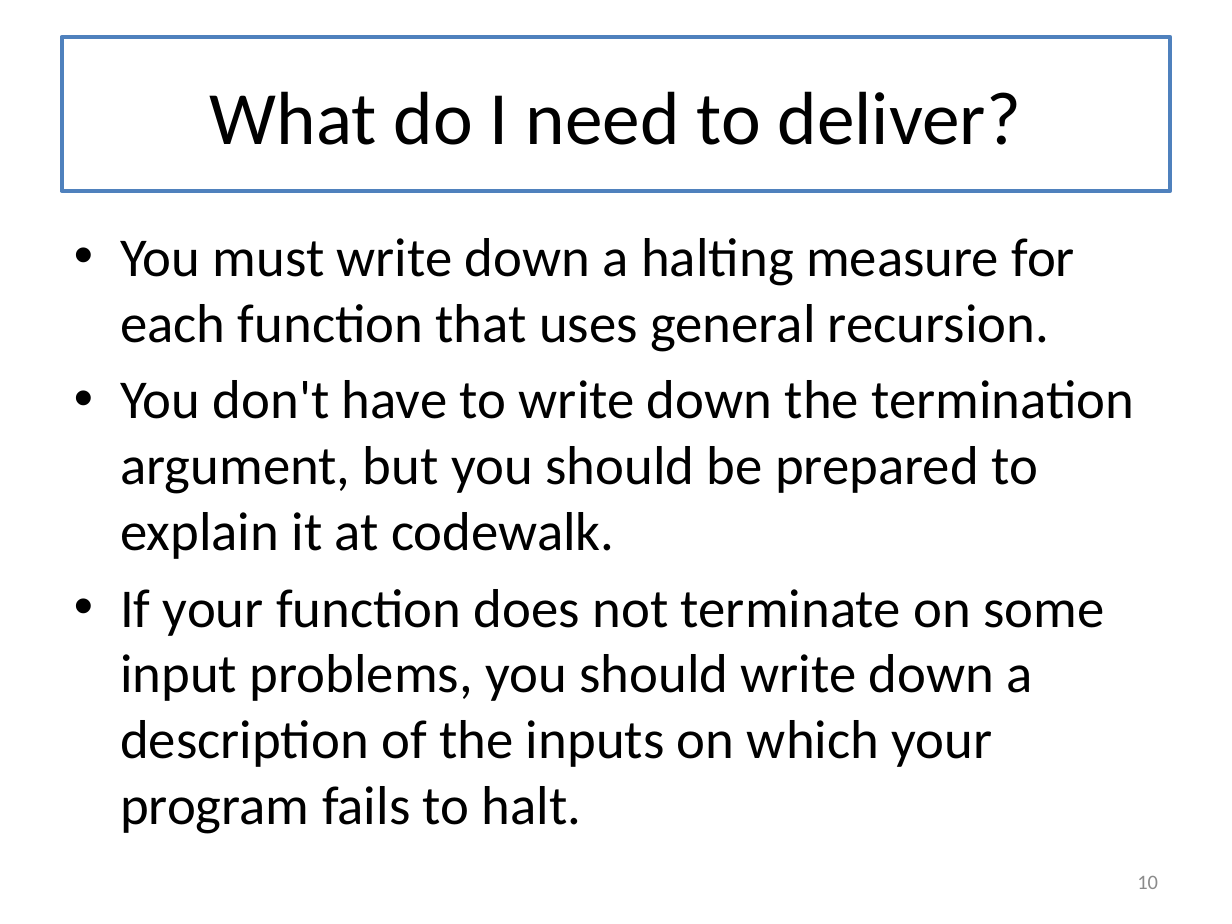
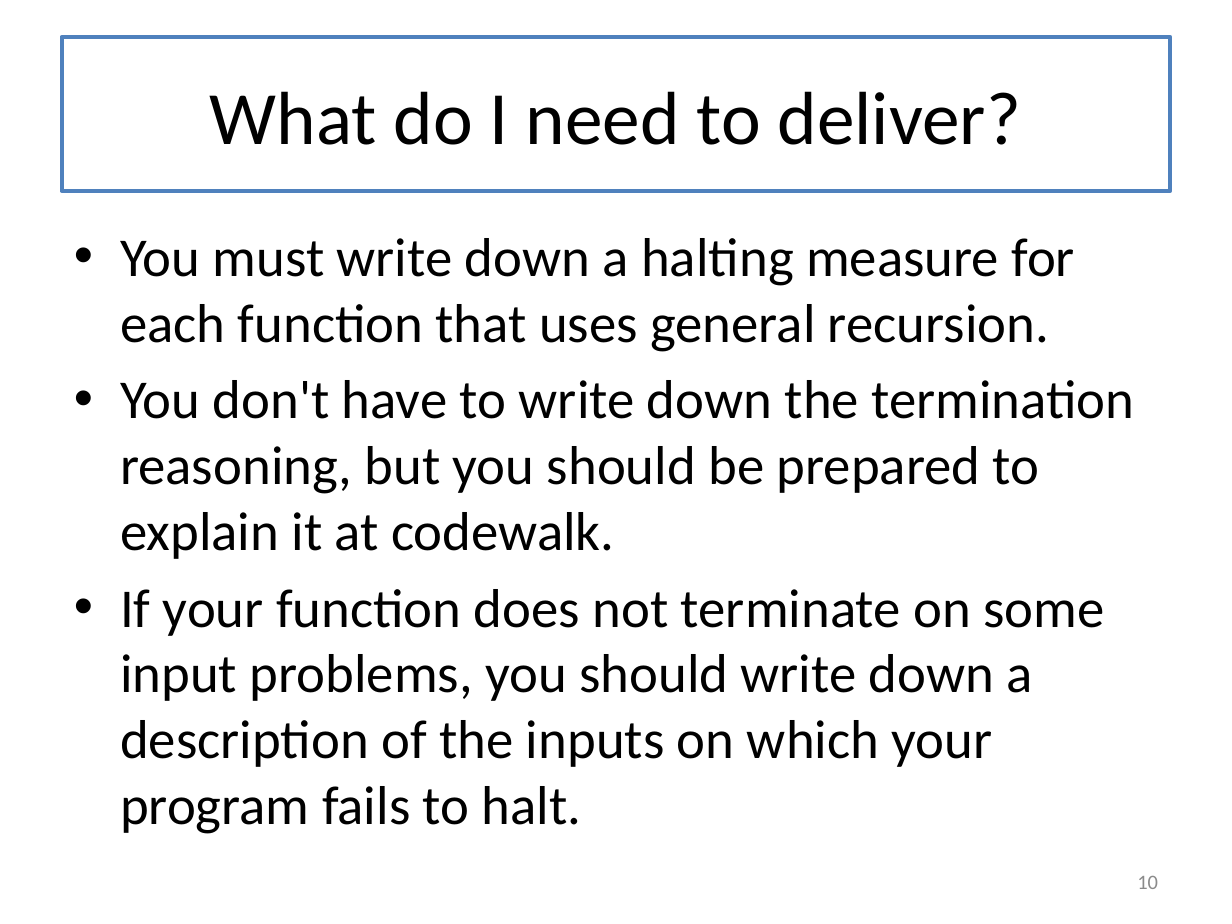
Before and after one commit to mwand/cs5010f16, a slide deck: slide 10 of Slides/Lesson 8.2 Halting Measures.pptx. Drawn at 1232x924 pixels with LibreOffice and Linux fonts; fonts in the diff are those of the drawing. Boxes give left, top, right and bottom in pixels: in the first picture for what was removed or moved away, otherwise in the second. Text is boxed around its words. In the diff, an @@ line names an element or a change of style, - is before the commit and + after.

```diff
--- a/Slides/Lesson 8.2 Halting Measures.pptx
+++ b/Slides/Lesson 8.2 Halting Measures.pptx
@@ text at [120, 380, 1134, 559]: text changed @@
-• You don't have to write down the termination argument, but you should be prepared to explain it at codewalk.
+• You don't have to write down the termination reasoning, but you should be prepared to explain it at codewalk.
```
Also in this commit, not shown: 12 other slides changed, 2 other files.
